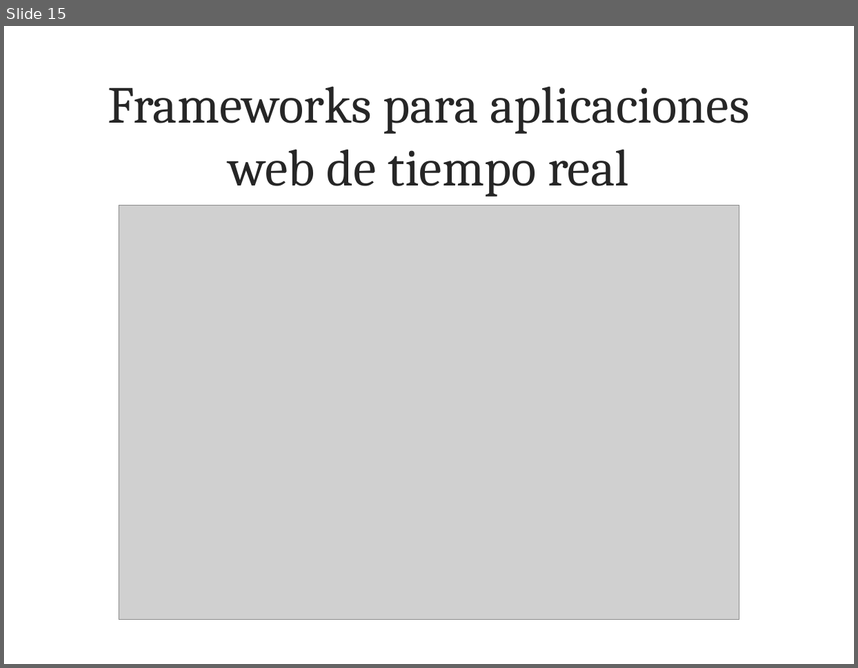
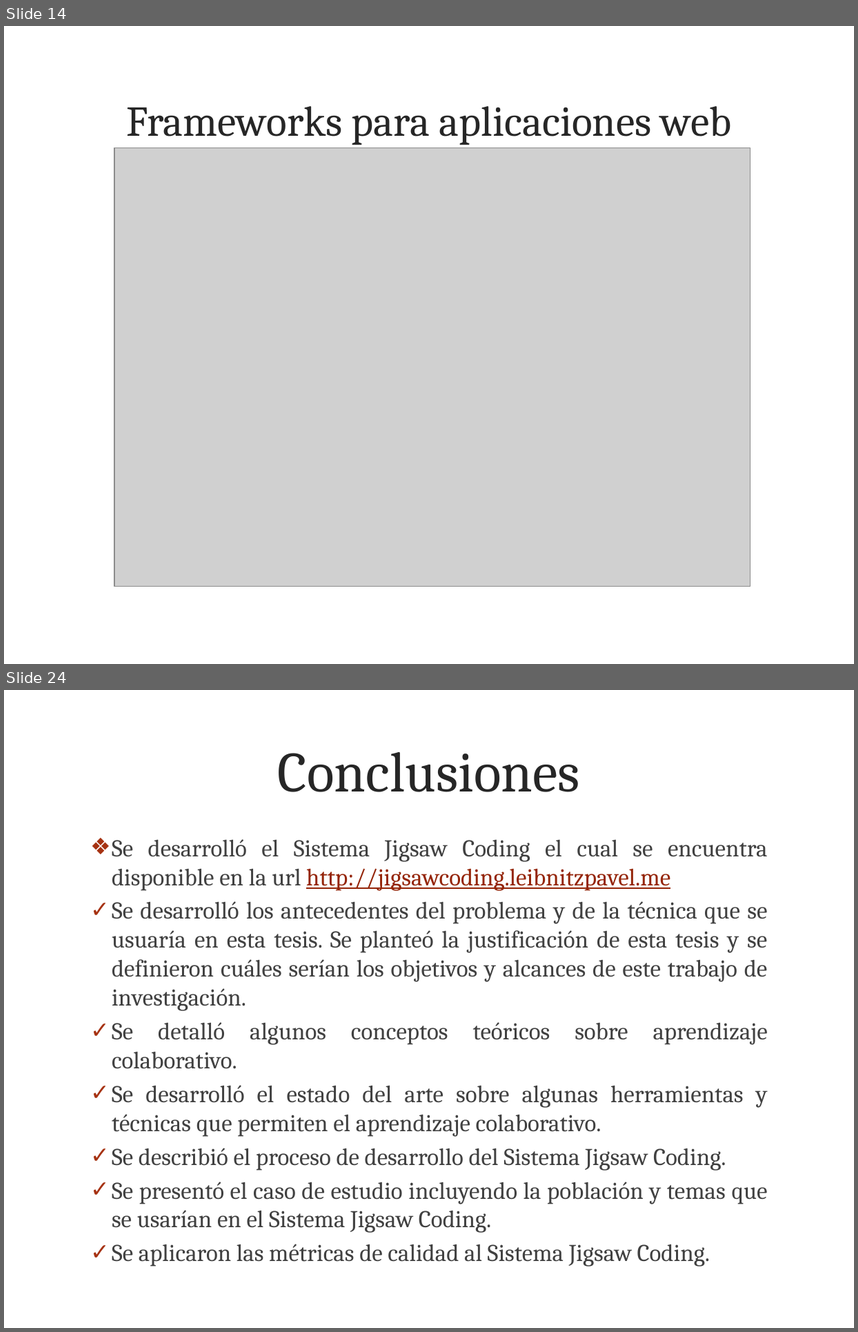
Before and after one commit to leiparov/TesisJigsaw, a slide deck: tesis.pptx. Shown one above the other, each under a label of ours: slide 15 before the commit, slides 14 and 24 after it; the slides between them are not shown. The pictures are 858x668 and 858x1332 pixels, drawn with LibreOffice and Linux fonts; fonts in the diff are those of the drawing; grey boxes stand for pictures; background and template pictures are left out. Boxes give left, top, right and bottom in pixels: in the first picture for what was removed or moved away, otherwise in the second. Text is boxed around its words. In the diff, an @@ line names an element or a change of style, - is before the commit and + after.

Commit message:
Tesis ppt

```diff
--- a/tesis.pptx
+++ b/tesis.pptx
@@ slide 24 added at <box>4,690,854,1328</box>, background picture (left out) @@
@@ title added at <box>278,752,580,792</box>, 48 pt, text #262626 @@
+Conclusiones
@@ text added at <box>112,839,768,1232</box>, 20.4 pt, text #404040 @@
+❖ Se desarrolló el Sistema Jigsaw Coding el cual se encuentra disponible en la url http://jigsawcoding.leibnitzpavel.me
+✓ Se desarrolló los antecedentes del problema y de la técnica que se usuaría en esta tesis. Se planteó la justificación de esta tesis y se definieron cuáles serían los objetivos y alcances de este trabajo de investigación.
+✓ Se detalló algunos conceptos teóricos sobre aprendizaje colaborativo.
+✓ Se desarrolló el estado del arte sobre algunas herramientas y técnicas que permiten el aprendizaje colaborativo.
+✓ Se describió el proceso de desarrollo del Sistema Jigsaw Coding.
+✓ Se presentó el caso de estudio incluyendo la población y temas que se usarían en el Sistema Jigsaw Coding.
+✓ Se aplicaron las métricas de calidad al Sistema Jigsaw Coding.
@@ what was slide 15 is now slide 14 @@
@@ slide 14 changed as well @@
@@ title at <box>126,106,732,145</box>: text changed; size 44 to 36 pt @@
-Frameworks para aplicaciones web de tiempo real
+Frameworks para aplicaciones web
@@ picture: place and size @@
-picture at <box>119,205,738,619</box>
+picture at <box>114,147,751,586</box>
```
Also in this commit, not shown: 3 other slides changed, 10 other slides added, 1 slide removed, 3 other files.
